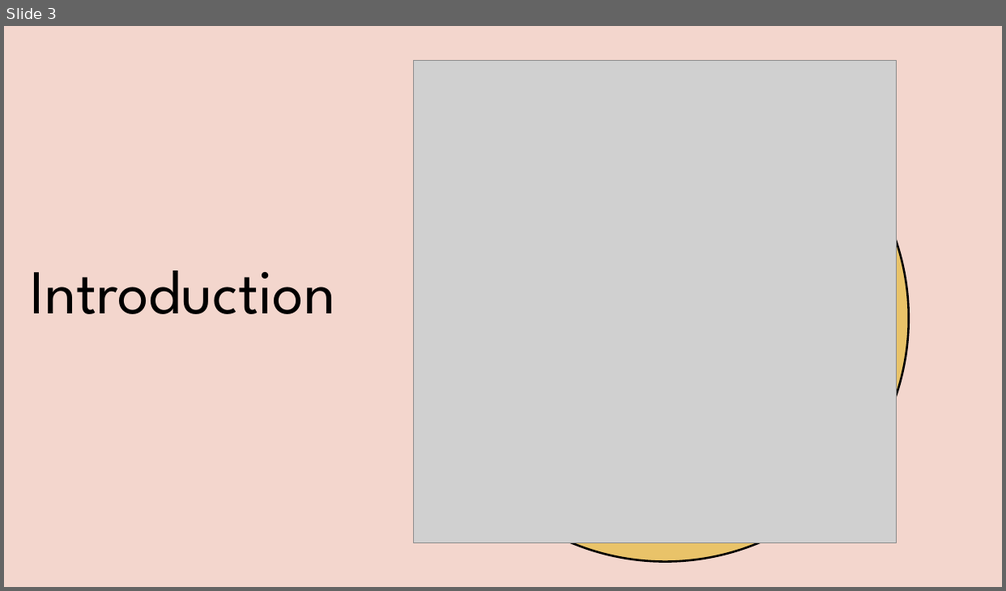
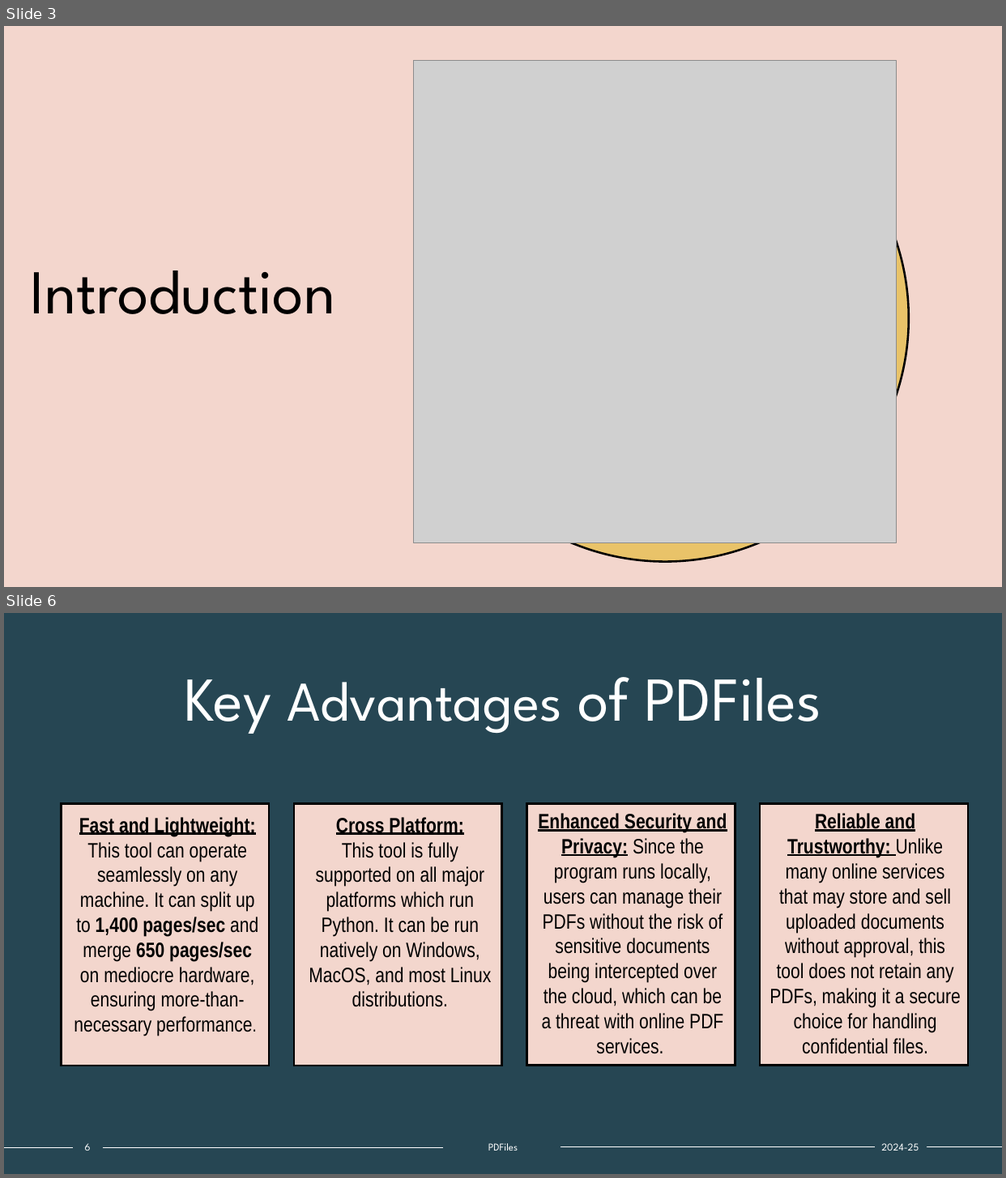
Before and after one commit to starstalker9160/School-Project, a slide deck: Presentation.pptx. Shown one above the other, each under a label of ours: slide 3 before the commit, slides 3 and 6 after it; the slides between them are not shown. The pictures are 1006x591 and 1006x1178 pixels, drawn with LibreOffice and Linux fonts; fonts in the diff are those of the drawing; grey boxes stand for pictures. Boxes give left, top, right and bottom in pixels: in the first picture for what was removed or moved away, otherwise in the second. Text is boxed around its words. In the diff, an @@ line names an element or a change of style, - is before the commit and + after.

```diff
--- a/Presentation.pptx
+++ b/Presentation.pptx
@@ slide 6 added at bbox=[4, 613, 1002, 1174], background #264653 @@
@@ title added at bbox=[185, 677, 821, 734], 60 pt, text #FFFFFF @@
+Key Advantages of PDFiles
@@ rectangle added at bbox=[61, 804, 269, 1066], fill #F3D6CD, outline #000000 2 pt @@
@@ rectangle added at bbox=[294, 804, 502, 1066], fill #F3D6CD, outline #000000 2 pt @@
@@ rectangle added at bbox=[526, 804, 735, 1066], fill #F3D6CD, outline #000000 2 pt @@
@@ rectangle added at bbox=[760, 804, 968, 1066], fill #F3D6CD, outline #000000 2 pt @@
@@ text added at bbox=[74, 817, 258, 1037], 20 pt, text #000000 @@
+Fast and Lightweight:
+This tool can operate seamlessly on any machine. It can split up to 1,400 pages/sec and merge 650 pages/sec on mediocre hardware, ensuring more-than-necessary performance.
@@ text added at bbox=[309, 817, 491, 1007], 20 pt, text #000000 @@
+Cross Platform:
+This tool is fully supported on all major platforms which run Python. It can be run natively on Windows, MacOS, and most Linux distributions.
@@ text added at bbox=[538, 813, 727, 1054], 20 pt, text #000000 @@
+Enhanced Security and Privacy: Since the program runs locally, users can manage their PDFs without the risk of sensitive documents being intercepted over the cloud, which can be a threat with online PDF services.
@@ text added at bbox=[769, 813, 961, 1054], 20 pt, text #000000 @@
+Reliable and Trustworthy: Unlike many online services that may store and sell uploaded documents without approval, this tool does not retain any PDFs, making it a secure choice for handling confidential files.
@@ page number added at bbox=[85, 1144, 91, 1151], 10 pt, text #FFFFFF @@
+6
@@ text added at bbox=[488, 1144, 518, 1151], 10 pt, text #FFFFFF @@
+PDFiles
@@ text added at bbox=[881, 1144, 918, 1151], 10 pt, text #FFFFFF @@
+2024-25
@@ line added from (4, 1148) to (73, 1148), #000000 1 pt @@
@@ line added from (4, 1148) to (73, 1148), #FFFFFF 1 pt @@
@@ line added from (103, 1148) to (444, 1148), #000000 1 pt @@
@@ line added from (103, 1148) to (444, 1148), #FFFFFF 1 pt @@
@@ line added from (561, 1148) to (876, 1148), #000000 1 pt @@
@@ line added from (561, 1148) to (876, 1148), #FFFFFF 1 pt @@
@@ line added from (927, 1148) to (1002, 1148), #000000 1 pt @@
@@ line added from (927, 1148) to (1002, 1148), #FFFFFF 1 pt @@
```
Also in this commit, not shown: 5 slides changed, 1 other slide added, 2 slides removed, 2 other files.
